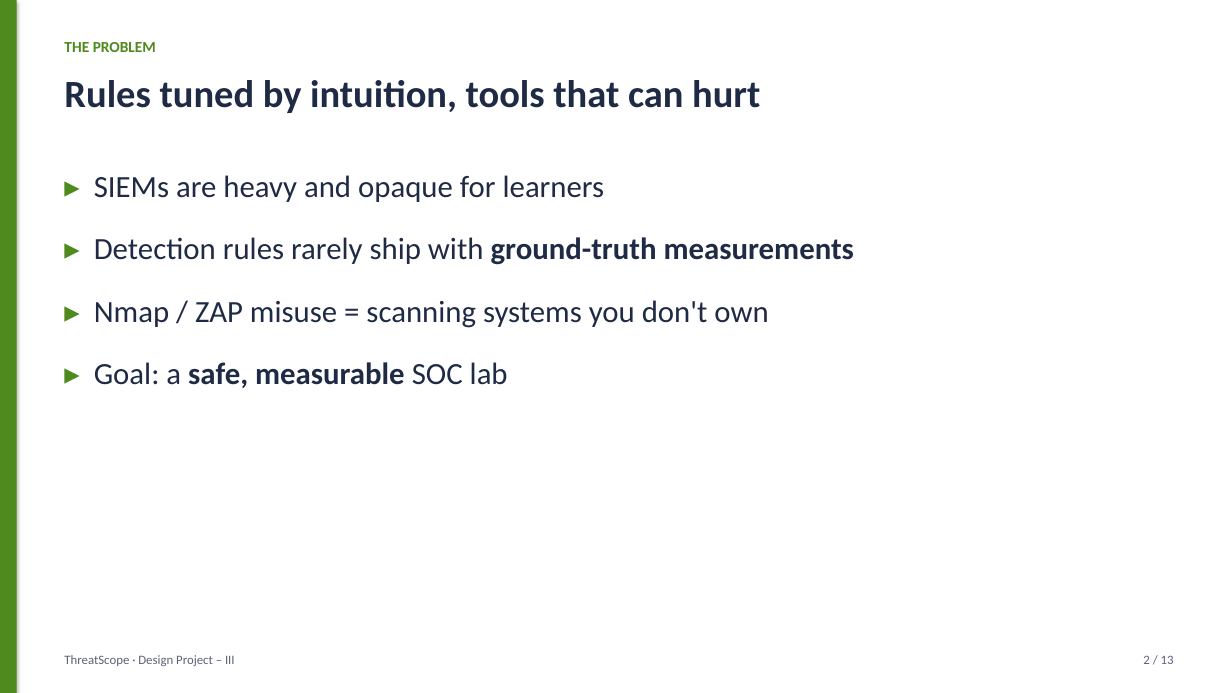
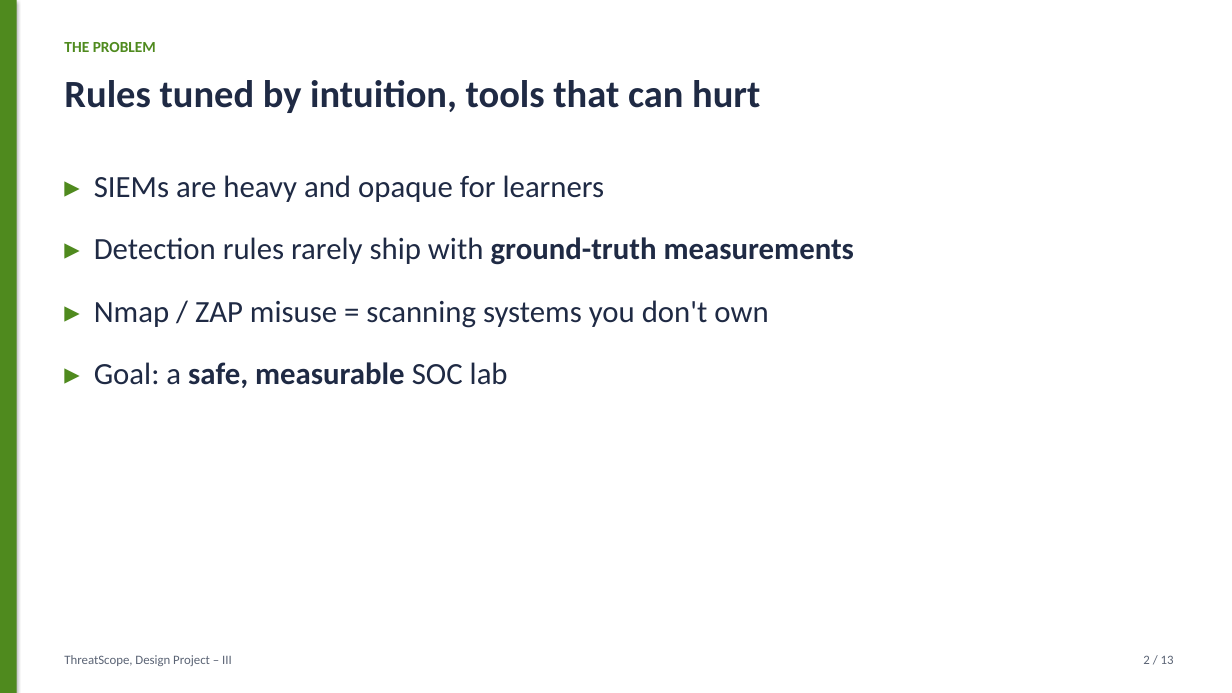
Before and after one commit to harshacreate/ThreatScope, a slide deck: slide 2 of report/ThreatScope_Presentation.pptx. Drawn at 1232x693 pixels with LibreOffice and Linux fonts; fonts in the diff are those of the drawing. Boxes give left, top, right and bottom in pixels: in the first picture for what was removed or moved away, otherwise in the second. Text is boxed around its words. In the diff, an @@ line names an element or a change of style, - is before the commit and + after.

Commit message:
Clean ThreatScope project text

```diff
--- a/report/ThreatScope_Presentation.pptx
+++ b/report/ThreatScope_Presentation.pptx
@@ text at (x1=64, y1=655, x2=232, y2=666): text changed @@
-ThreatScope · Design Project – III
+ThreatScope, Design Project – III
```
Also in this commit, not shown: 12 other slides changed, 9 other files.
